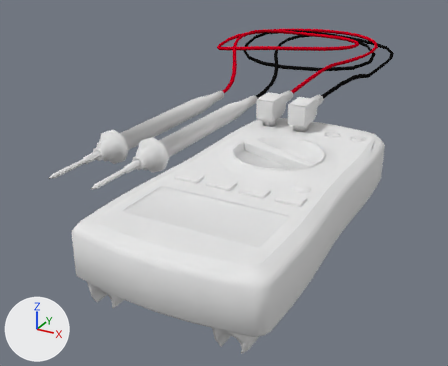
What one commit did to the Blender file vl.vlabs.com.ua/models/digitalMultimeterFluke17B/digitalMultimeterFluke17B.blend.
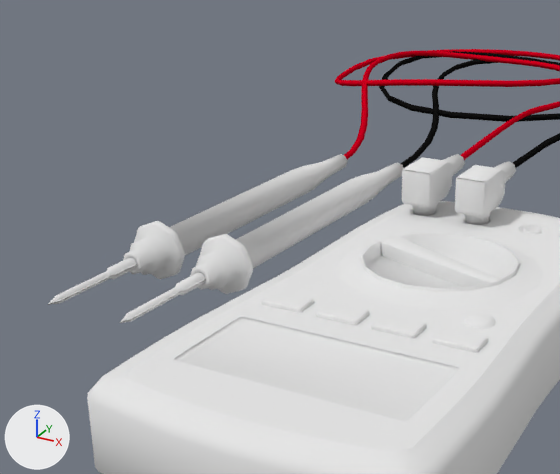
Old and new are each drawn whole from a 50 mm lens placed at (0.119, -0.342, 0.129), pointed at (-0.077, 0.013, -0.048) and again close up on the part from 5% to 78% of the width and 0% to 76% of the height. The lights are fixed; the arrows at lower left show +X, +Y and +Z.

The older version as bpy lines, for what is in view:
```python
ob_digitalmultimeterfluke17bholdbutton = bpy.data.objects.new('digitalMultimeterFluke17BHoldButton', me_digitalmultimeterfluke17bholdbuttongeometry)
ob_digitalmultimeterfluke17bholdbutton.parent = ob_digitalmultimeterfluke17b
ob_digitalmultimeterfluke17bholdbutton.location = (0.0263, -0.115, 0.0138)
ob_digitalmultimeterfluke17bholdbutton.rotation_euler = (0.0, 0.0, -3.142)  # degrees (0, 0, -180)
ob_digitalmultimeterfluke17bprobeblack = bpy.data.objects.new('digitalMultimeterFluke17BProbeBlack', me_digitalmultimeterfluke17bprobeblackgeometry)
ob_digitalmultimeterfluke17bprobeblack.parent = ob_digitalmultimeterfluke17bprobeblackneedle
ob_digitalmultimeterfluke17bprobeblack.location = (-0.08, 0.0141, 0.0155)
ob_digitalmultimeterfluke17bprobeblackneedle = bpy.data.objects.new('digitalMultimeterFluke17BProbeBlackNeedle', me_digitalmultimeterfluke17bprobeneedlegeometry)
ob_digitalmultimeterfluke17bprobeblackneedle.parent = ob_digitalmultimeterfluke17b
ob_digitalmultimeterfluke17bprobeblackneedle.location = (-0.055, -0.15, 0.0155)
ob_digitalmultimeterfluke17bprobered = bpy.data.objects.new('digitalMultimeterFluke17BProbeRed', me_digitalmultimeterfluke17bproberedgeometry)
ob_digitalmultimeterfluke17bprobered.parent = ob_digitalmultimeterfluke17bproberedneedle
ob_digitalmultimeterfluke17bprobered.location = (-0.12, 0.0141, 0.0155)
ob_digitalmultimeterfluke17bproberedneedle = bpy.data.objects.new('digitalMultimeterFluke17BProbeRedNeedle', me_digitalmultimeterfluke17bprobeneedlegeometry)
ob_digitalmultimeterfluke17bproberedneedle.parent = ob_digitalmultimeterfluke17b
ob_digitalmultimeterfluke17bproberedneedle.location = (-0.08, -0.15, 0.0155)
ob_digitalmultimeterfluke17bredwire = bpy.data.objects.new('digitalMultimeterFluke17BRedWIre', me_digitalmultimeterfluke17bredwiregeometry)
ob_digitalmultimeterfluke17bredwire.parent = ob_digitalmultimeterfluke17b
ob_digitalmultimeterfluke17bredwire.location = (-0.027, 0.00495, 0.0246)
# also in view: 'digitalMultimeterFluke17BProbeRedMale' at (-0.027, -0.013, 0.015); 'digitalMultimeterFluke17BRangeButton' at (0.009, -0.115, 0.014); 'digitalMultimeterFluke17BSwitch' at (0.001, -0.07, 0.015); 'digitalMultimeterFluke17B' at (0.0, -0.092, -0.003); 'digitalMultimeterFluke17BProbeBlackMale' at (-0.007, -0.013, 0.015)
```
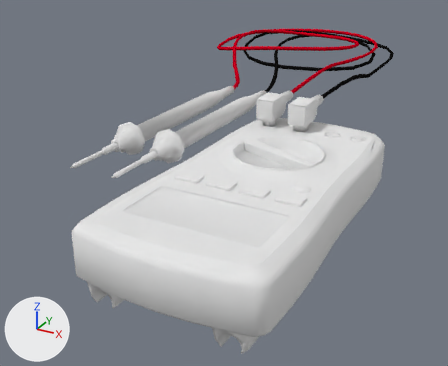
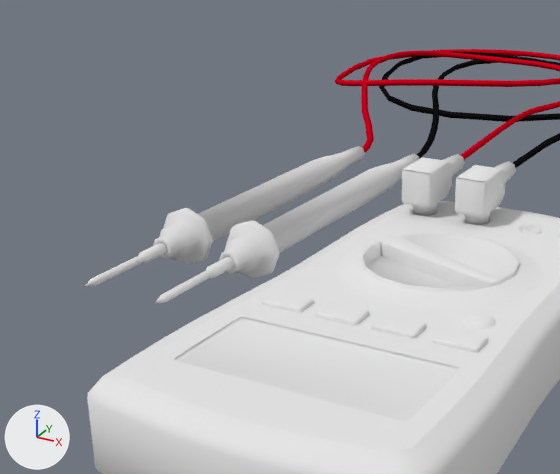
Commit message: VLabs: DigitalMultimeterFluke17B VLab Item ~10%

Pixel boxes [x1, y1, x2, y2] of what changed, in the close-ups (560 x 474 px; the box of a moved part takes in the faces that stretch with it):
'digitalMultimeterFluke17BProbeBlack', moved: before [190, 163, 404, 294]; after [219, 154, 419, 278]
'digitalMultimeterFluke17BProbeRed', moved: before [123, 154, 347, 279]; after [154, 146, 365, 264]
'digitalMultimeterFluke17BProbeBlackNeedle', moved: before [120, 272, 205, 323]; after [154, 256, 234, 304]
'digitalMultimeterFluke17BProbeRedNeedle', moved: before [48, 257, 137, 305]; after [84, 243, 167, 287]
part 1 of me_digitalmultimeterfluke17bredwiregeometry, moved or reshaped: before [344, 149, 356, 159]; after [362, 145, 369, 152]
part 2 of me_digitalmultimeterfluke17bredwiregeometry, moved or reshaped: before [361, 108, 368, 125]; after [362, 108, 372, 125]
part 3 of me_digitalmultimeterfluke17bredwiregeometry, moved or reshaped: before [350, 122, 367, 152]; after [364, 122, 374, 149]

The edits, one by one:
me_digitalmultimeterfluke17bredwiregeometry has 256 vertices, 252 faces and spans x -0.145..0.002, y -0.002..0.27, z -0.012..0.003.
me_digitalmultimeterfluke17bredwiregeometry is used by ob_digitalmultimeterfluke17bredwire; parent ob_digitalmultimeterfluke17b; location (-0.027, 0.00495, 0.0246).
me_digitalmultimeterfluke17bredwiregeometry part 1: all 4 vertices in x -0.054..-0.051, y 0.005, z -0.011..-0.008 are moved by (0.001, 0.015, 0.0).
me_digitalmultimeterfluke17bredwiregeometry part 2: all 4 vertices in x -0.069..-0.067, y 0.056..0.058, z -0.008..-0.005 are moved by (0.002, 0.0, 0.0).
me_digitalmultimeterfluke17bredwiregeometry part 3: all 4 vertices in x -0.062..-0.059, y 0.038..0.039, z -0.009..-0.006 are moved by (0.002, 0.005, -0.001).
Object 'digitalMultimeterFluke17BProbeBlackNeedle' (ob_digitalmultimeterfluke17bprobeblackneedle) moves from (-0.055, -0.15, 0.0155) to (-0.055, -0.136, 0.0155).
In object 'digitalMultimeterFluke17BProbeBlack' (ob_digitalmultimeterfluke17bprobeblack), matrix_parent_inverse goes from Matrix(((1.0, 0.0, 0.0, 0.08), (0.0, 1.0, 0.0, 0.15), (0.0, 0.0, 1.0, -0.0155), (0.0, 0.0, 0.0, 1.0))) to Matrix(((1.0, 0.0, 0.0, 0.055), (0.0, 1.0, 0.0, 0.136), (0.0, 0.0, 1.0, -0.0155), (0.0, 0.0, 0.0, 1.0))).
Object 'digitalMultimeterFluke17BProbeBlack' (ob_digitalmultimeterfluke17bprobeblack) moves from (-0.08, 0.0141, 0.0155) to (-0.055, 0.0286, 0.0155).
Object 'digitalMultimeterFluke17BProbeRedNeedle' (ob_digitalmultimeterfluke17bproberedneedle) moves from (-0.08, -0.15, 0.0155) to (-0.08, -0.136, 0.0155).
In object 'digitalMultimeterFluke17BProbeRed' (ob_digitalmultimeterfluke17bprobered), matrix_parent_inverse goes from Matrix(((1.0, 0.0, 0.0, 0.12), (0.0, 1.0, 0.0, 0.15), (0.0, 0.0, 1.0, -0.0155), (0.0, 0.0, 0.0, 1.0))) to Matrix(((1.0, 0.0, 0.0, 0.08), (0.0, 1.0, 0.0, 0.136), (0.0, 0.0, 1.0, -0.0155), (0.0, 0.0, 0.0, 1.0))).
Object 'digitalMultimeterFluke17BProbeRed' (ob_digitalmultimeterfluke17bprobered) moves from (-0.12, 0.0141, 0.0155) to (-0.0799, 0.0286, 0.0155).
